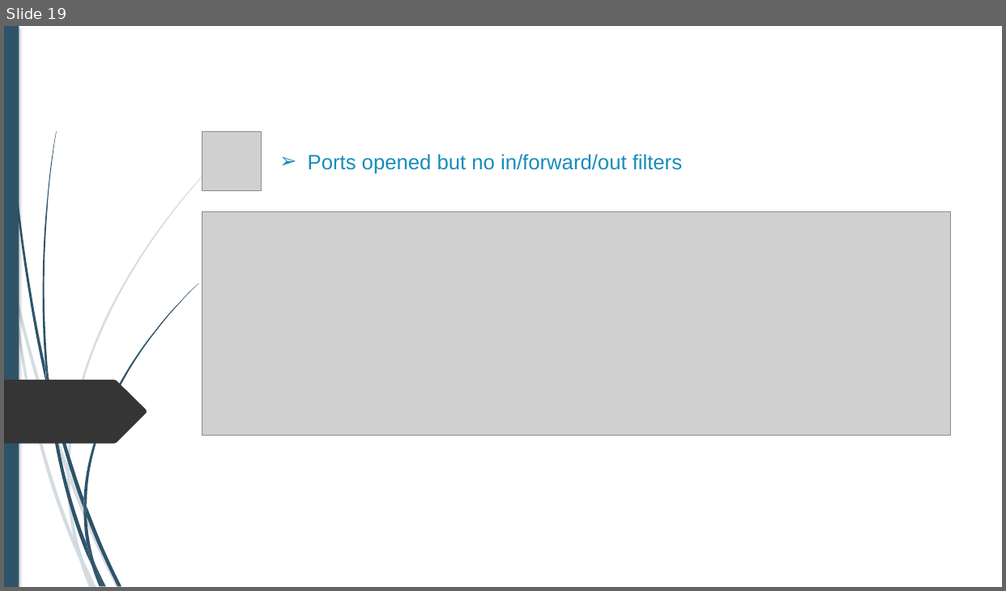
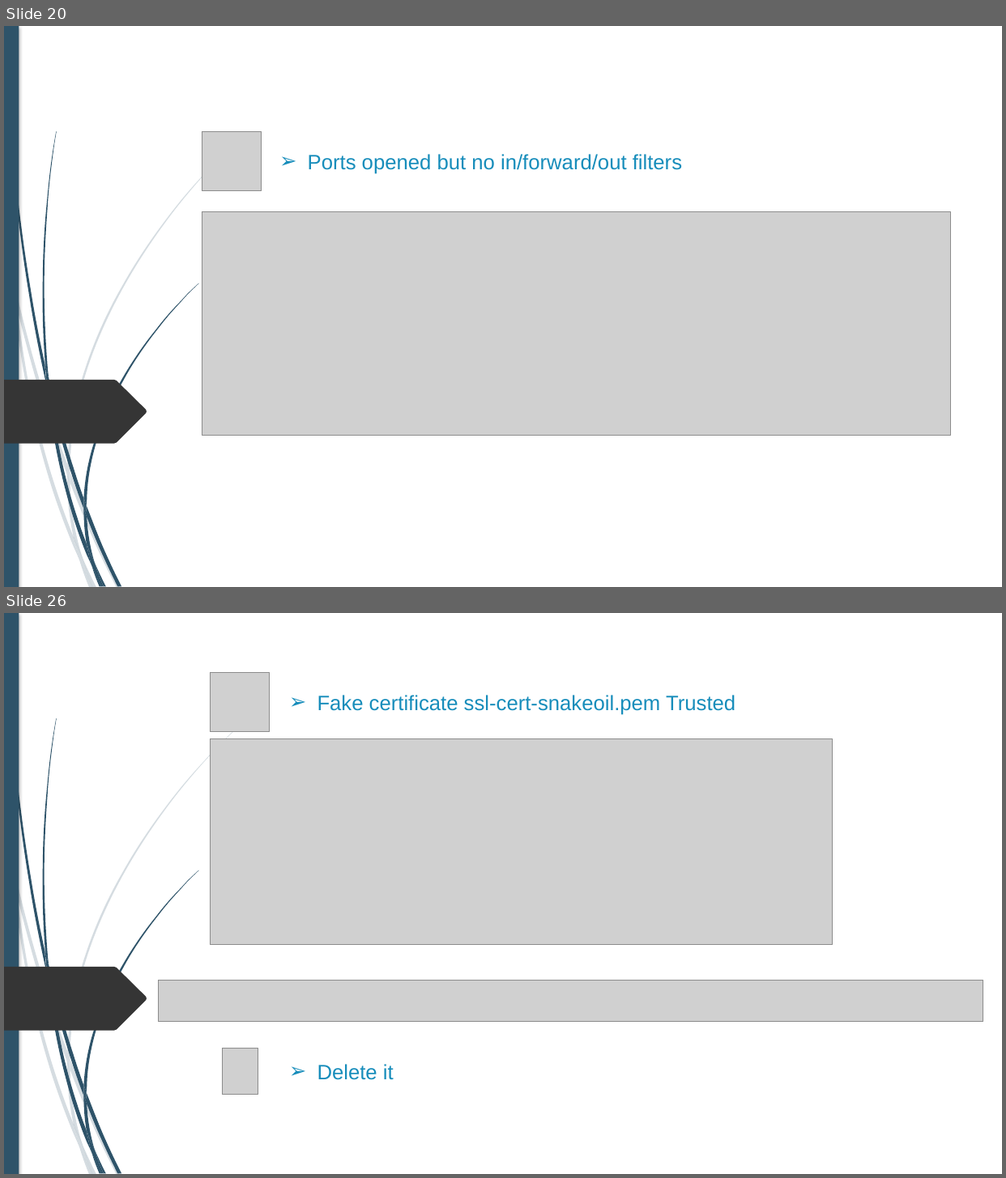
Before and after one commit to alexandreAubois/Secu_linux, a slide deck: Projet-Linux.pptx. Shown one above the other, each under a label of ours: slide 19 before the commit, slides 20 and 26 after it; the slides between them are not shown. The pictures are 1006x591 and 1006x1178 pixels, drawn with LibreOffice and Linux fonts; fonts in the diff are those of the drawing; grey boxes stand for pictures; background and template pictures are left out. Boxes give left, top, right and bottom in pixels: in the first picture for what was removed or moved away, otherwise in the second. Text is boxed around its words. In the diff, an @@ line names an element or a change of style, - is before the commit and + after.

```diff
--- a/Projet-Linux.pptx
+++ b/Projet-Linux.pptx
@@ slide 26 added at <box>4,613,1002,1174</box>, background #FFFFFF; not listed: 24 template elements that a slide beside it also shows @@
@@ picture added at <box>210,672,270,732</box> @@
@@ text added at <box>317,695,735,715</box>, 20 pt, text #178DBB @@
+➢ Fake certificate ssl-cert-snakeoil.pem Trusted
@@ picture added at <box>210,739,832,945</box> @@
@@ picture added at <box>158,981,983,1022</box> @@
@@ picture added at <box>222,1048,258,1095</box> @@
@@ text added at <box>317,1064,394,1080</box>, 20 pt, text #178DBB @@
+➢ Delete it
@@ what was slide 19 is now slide 20 @@
```
Also in this commit, not shown: 5 slides changed, 9 other slides added.
